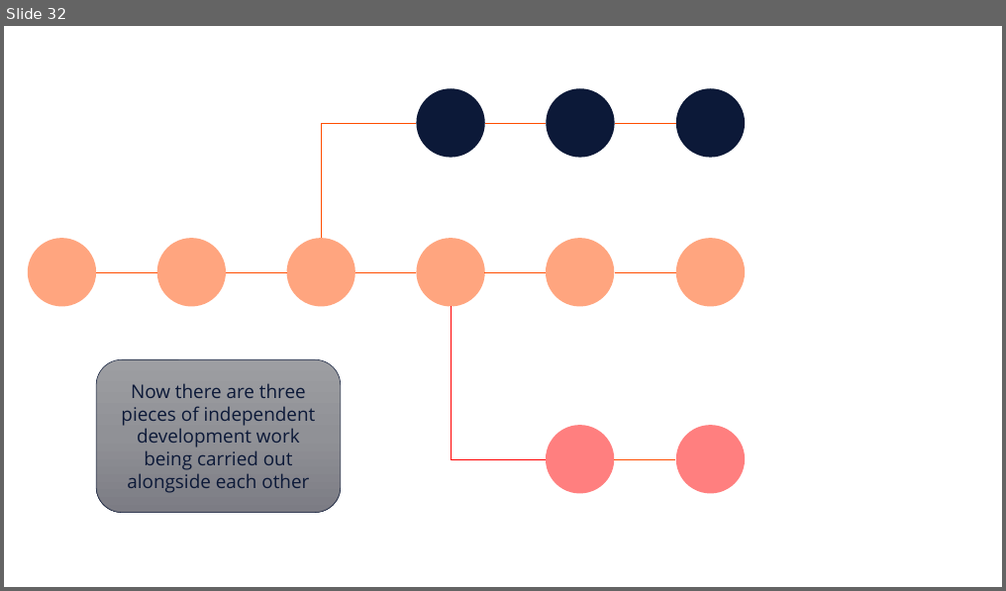
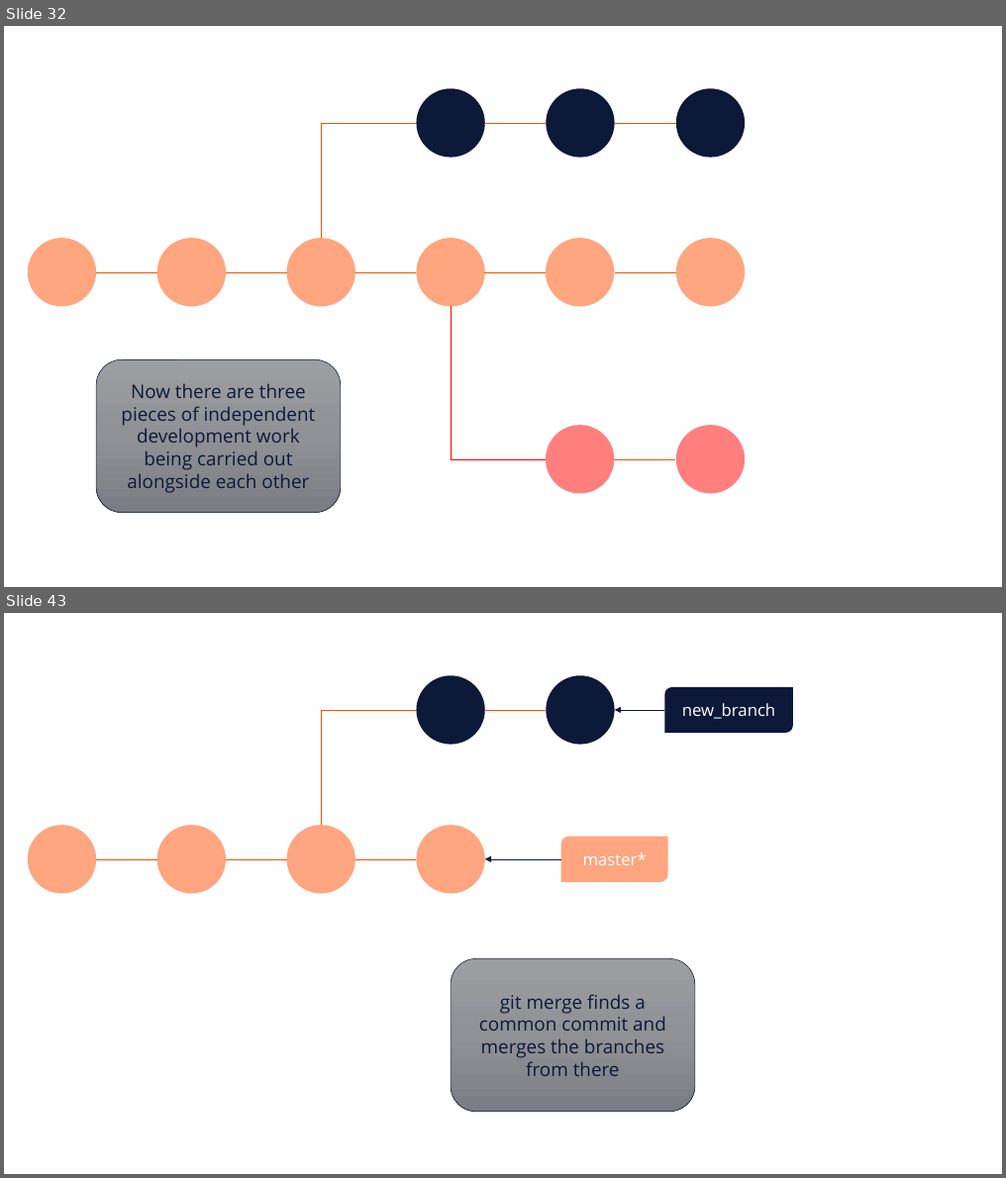
Before and after one commit to e815135/Shiny-App-Project, a slide deck: making basic workflow diagram.pptx. Shown one above the other, each under a label of ours: slide 32 before the commit, slides 32 and 43 after it; the slides between them are not shown. The pictures are 1006x591 and 1006x1178 pixels, drawn with LibreOffice and Linux fonts; fonts in the diff are those of the drawing. Boxes give left, top, right and bottom in pixels: in the first picture for what was removed or moved away, otherwise in the second. Text is boxed around its words. In the diff, an @@ line names an element or a change of style, - is before the commit and + after.

Commit message:
create working on a branch page and add ui and server functions for merge pages

```diff
--- a/making basic workflow diagram.pptx
+++ b/making basic workflow diagram.pptx
@@ slide 43 added at <box>4,613,1002,1174</box>, background #FFFFFF @@
@@ ellipse added at <box>417,676,485,745</box>, fill #0C1938 @@
@@ ellipse added at <box>546,676,615,745</box>, fill #0C1938 @@
@@ round diag rect added at <box>665,687,794,733</box>, fill #0C1938, 16 pt, text #FFFFFF @@
+new_branch
@@ elbow line added from (322, 825) to (417, 710), #FF4D00 0.5 pt @@
@@ line added from (485, 710) to (546, 710), #FF4D00 0.5 pt @@
@@ arrow added from (665, 710) to (615, 710), #0C1938 0.5 pt @@
@@ ellipse added at <box>417,825,485,894</box>, fill #FF4D00 at 50% opacity @@
@@ round diag rect added at <box>561,837,668,882</box>, fill #FF4D00 at 50% opacity, 16 pt, text #FFFFFF @@
+master*
@@ group added at <box>27,825,355,894</box>: 3 ellipses, 2 lines @@
@@ line added from (355, 860) to (417, 860), #FF4D00 0.5 pt @@
@@ arrow added from (561, 860) to (485, 860), #0C1938 0.5 pt @@
@@ rounded rectangle added at <box>450,959,695,1112</box>, fill gradient #9E9EA3 to #909196 to #7C7D84, outline #0C1938 0.5 pt, 18 pt, text #0C1938 @@
+git merge finds a common commit and merges the branches from there
```
Also in this commit, not shown: 16 other slides added, 13 other files.
